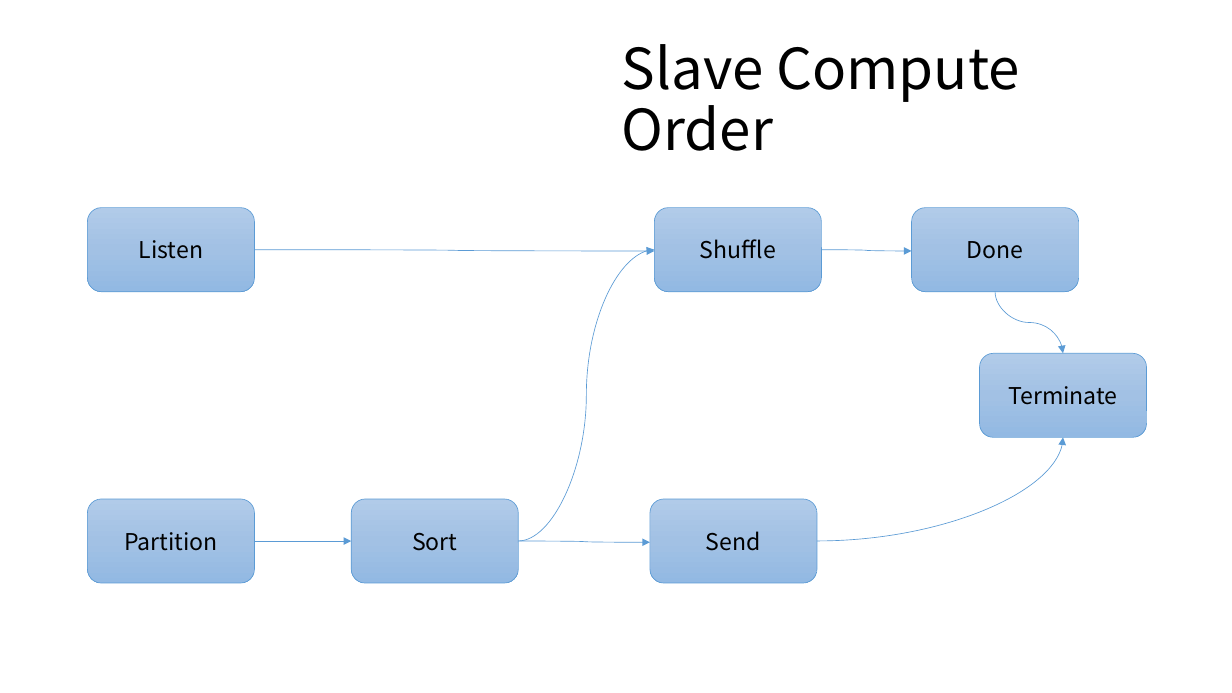
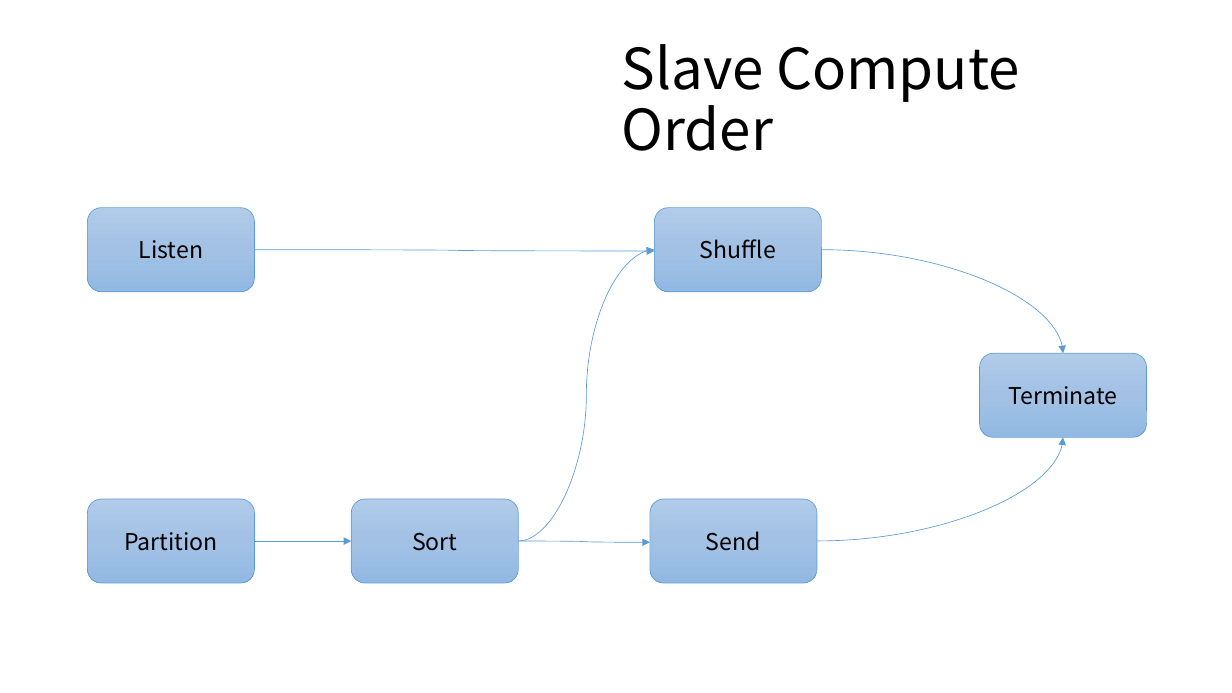
Before and after one commit to Eyebrowmoon/CS490, a slide deck: slide 21 of project.pptx (slide 20 before the commit). Drawn at 1232x693 pixels with LibreOffice and Linux fonts; fonts in the diff are those of the drawing. Boxes give left, top, right and bottom in pixels: in the first picture for what was removed or moved away, otherwise in the second. Text is boxed around its words. In the diff, an @@ line names an element or a change of style, - is before the commit and + after.

```diff
--- a/project.pptx
+++ b/project.pptx
@@ rounded rectangle removed at bbox=[912, 208, 1080, 292] @@
-Done
@@ curved arrow moved from (822, 250) - (912, 251) to (822, 250) - (1063, 353) @@
@@ curved arrow removed from (995, 292) to (1063, 353) @@
```
Also in this commit, not shown: 12 other slides changed, 5 slides added, 5 slides removed.
